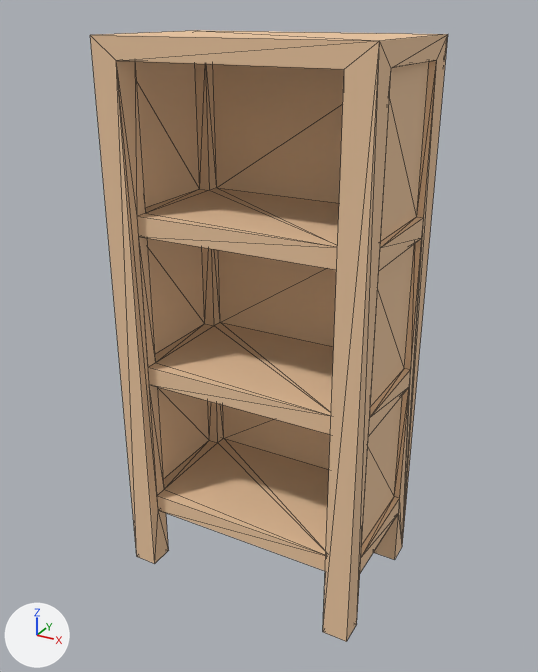
The glTF model example_game/world/props/shelf-closed.prop/model.glb as it was, and as the next commit left it.
Both versions are drawn from a 50 mm camera at (1.016, -1.86, 1.742) aimed at (-0.002, -0.008, 0.816). Every picture has the same lights, and +X, +Y and +Z are marked at lower left. The older version comes first. Mesh edges are drawn as thin lines. Vertices at exactly the same position are counted once.

The first picture shows 'model'.
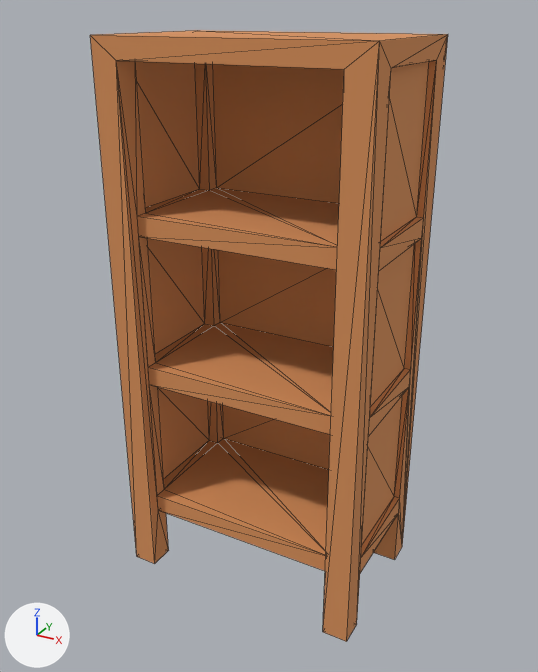
Edits to the bpy script that builds the scene:
```text
Change me_model:
    where me_model.from_pydata(...)  # 188 vertices, 338 faces; spans x -0.4..0.4, y -0.25..0.25, z -0.02..1.68
    used by ob_model
    me_model part 1: 338 faces centred in x -0.4..0.4, y -0.25..0.25, z -0.02..1.68 are repainted in the vertex colours; the middle colour goes from beige #edc7a0 to orange #d9915a
```

Changed parts and their boxes [x1, y1, x2, y2] in the pictures (538 x 672 px):
part 1 of me_model, recoloured (beige to orange)
    both: [90, 30, 448, 642]
